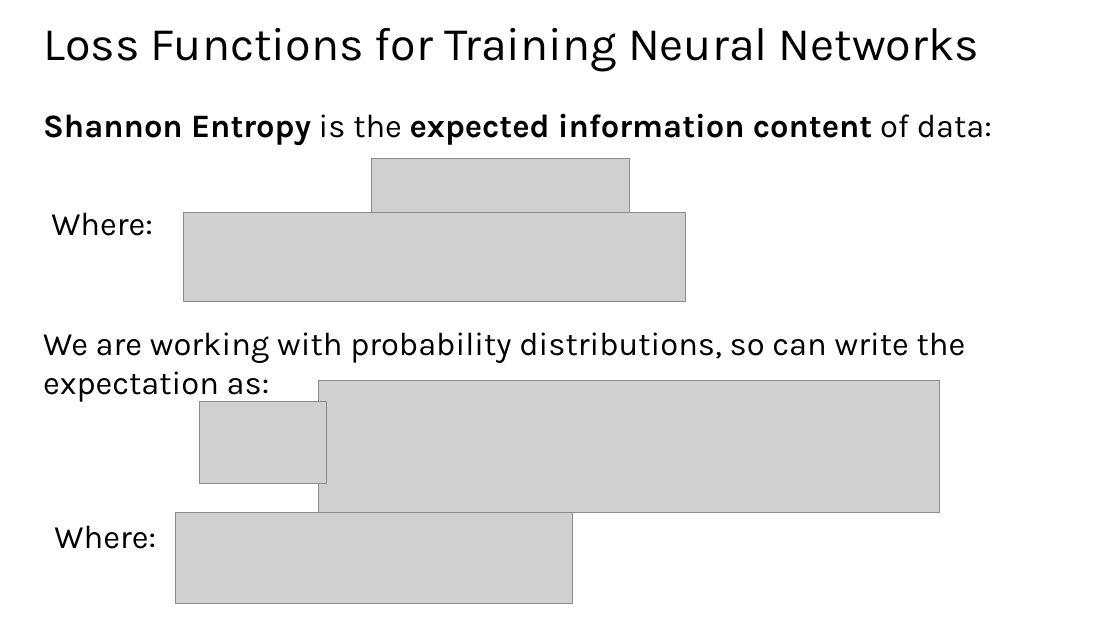
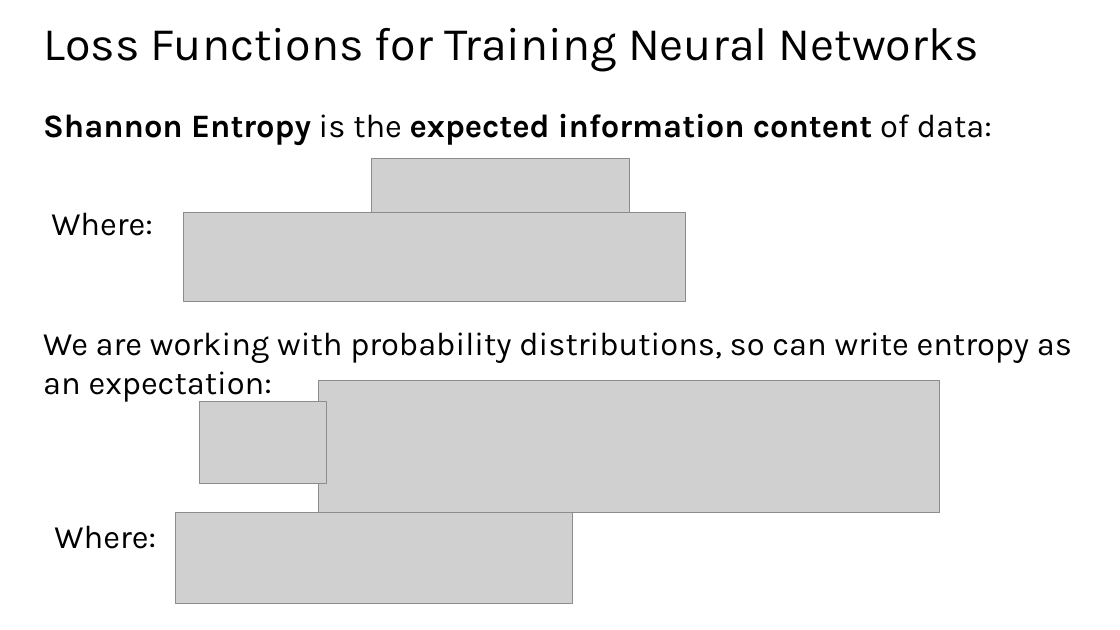
Before and after one commit to StephenElston/CSCI-E25, a slide deck: slide 10 of SuplementaryMaterial/IntroductionToEntropy.pptx. Drawn at 1120x630 pixels with LibreOffice and Linux fonts; fonts in the diff are those of the drawing; grey boxes stand for pictures. Boxes give left, top, right and bottom in pixels: in the first picture for what was removed or moved away, otherwise in the second. Text is boxed around its words. In the diff, an @@ line names an element or a change of style, - is before the commit and + after.

```diff
--- a/SuplementaryMaterial/IntroductionToEntropy.pptx
+++ b/SuplementaryMaterial/IntroductionToEntropy.pptx
@@ text at (43, 332, 1072, 403): text changed @@
-We are working with probability distributions, so can write the expectation as:
+We are working with probability distributions, so can write entropy as an expectation:
```
Also in this commit, not shown: 2 other slides changed.
